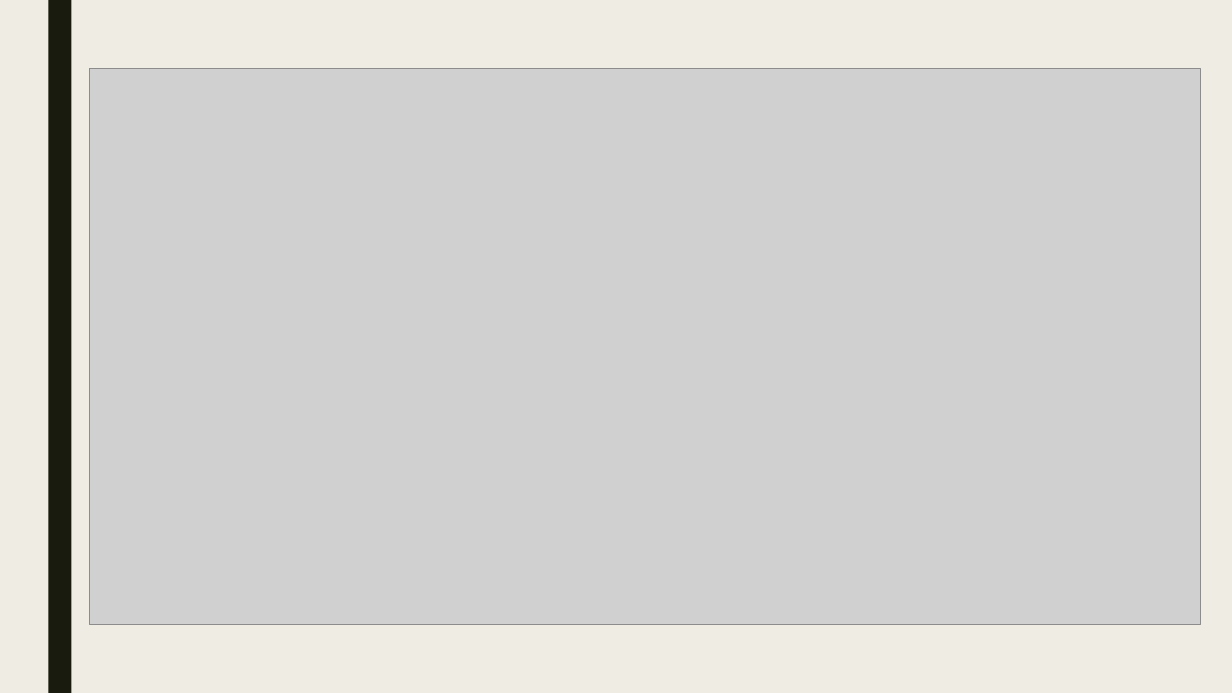
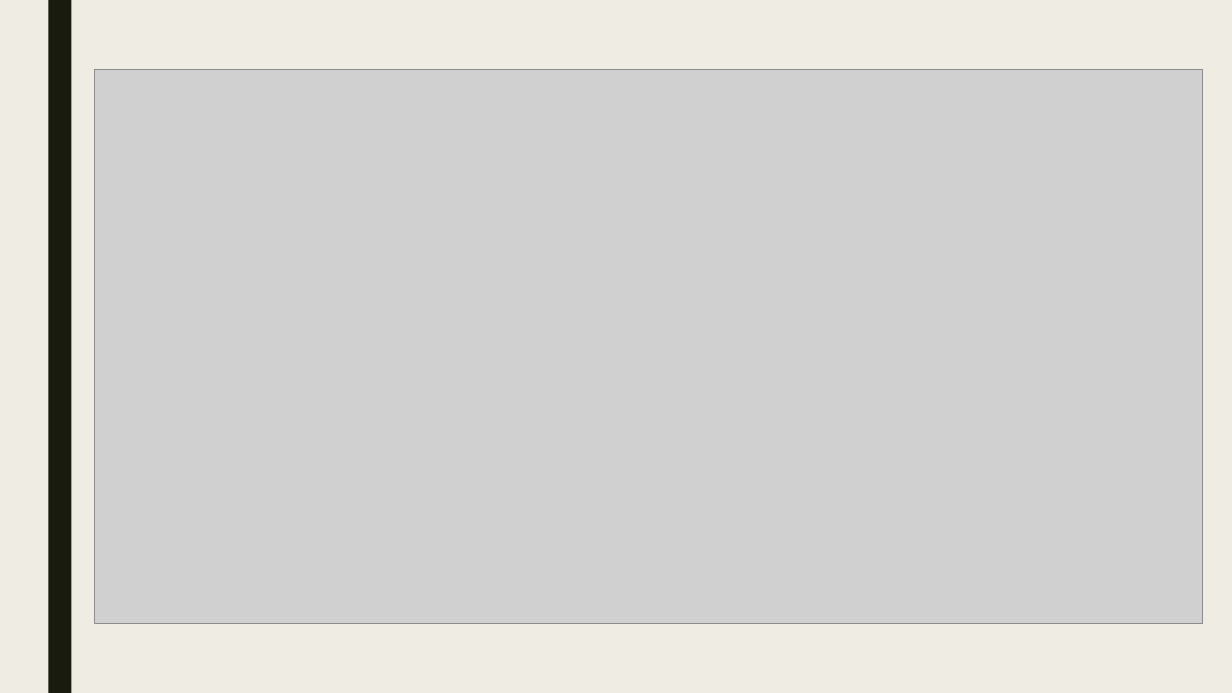
Before and after one commit to zdsteele/Project_1, a slide deck: slide 5 of Marijuana Use Presentation.pptx. Drawn at 1232x693 pixels with LibreOffice and Linux fonts; fonts in the diff are those of the drawing; grey boxes stand for pictures. Boxes give left, top, right and bottom in pixels: in the first picture for what was removed or moved away, otherwise in the second. Text is boxed around its words. In the diff, an @@ line names an element or a change of style, - is before the commit and + after.

```diff
--- a/Marijuana Use Presentation.pptx
+++ b/Marijuana Use Presentation.pptx
@@ picture: place and size @@
-picture at bbox=[90, 68, 1201, 624]
+picture at bbox=[94, 69, 1202, 623]
```
Also in this commit, not shown: 6 other slides changed, 5 slides added, 5 slides removed, 6 other files.
